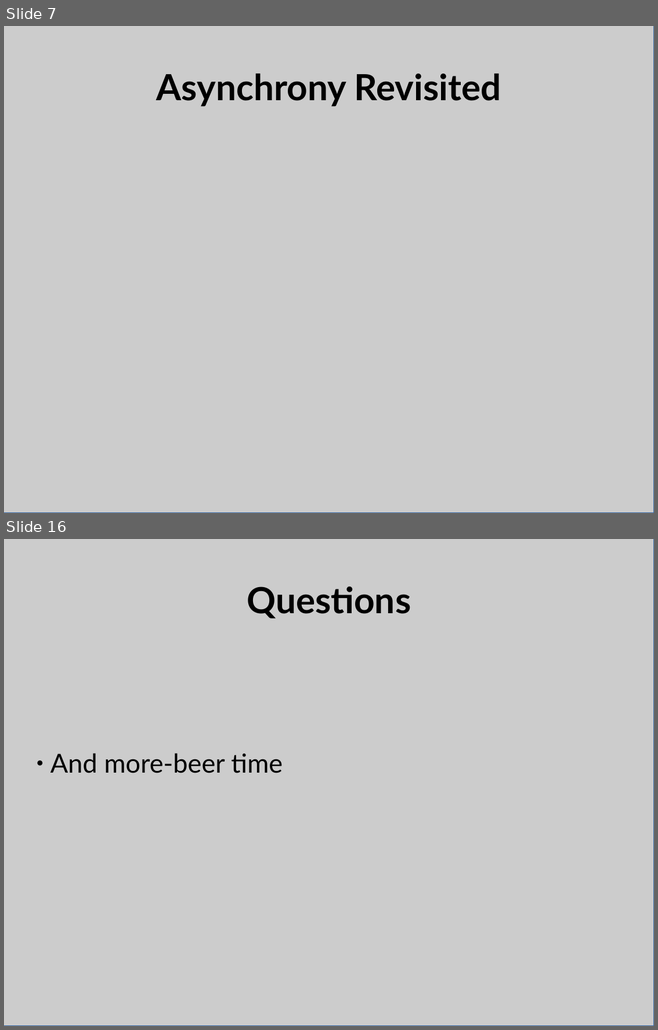
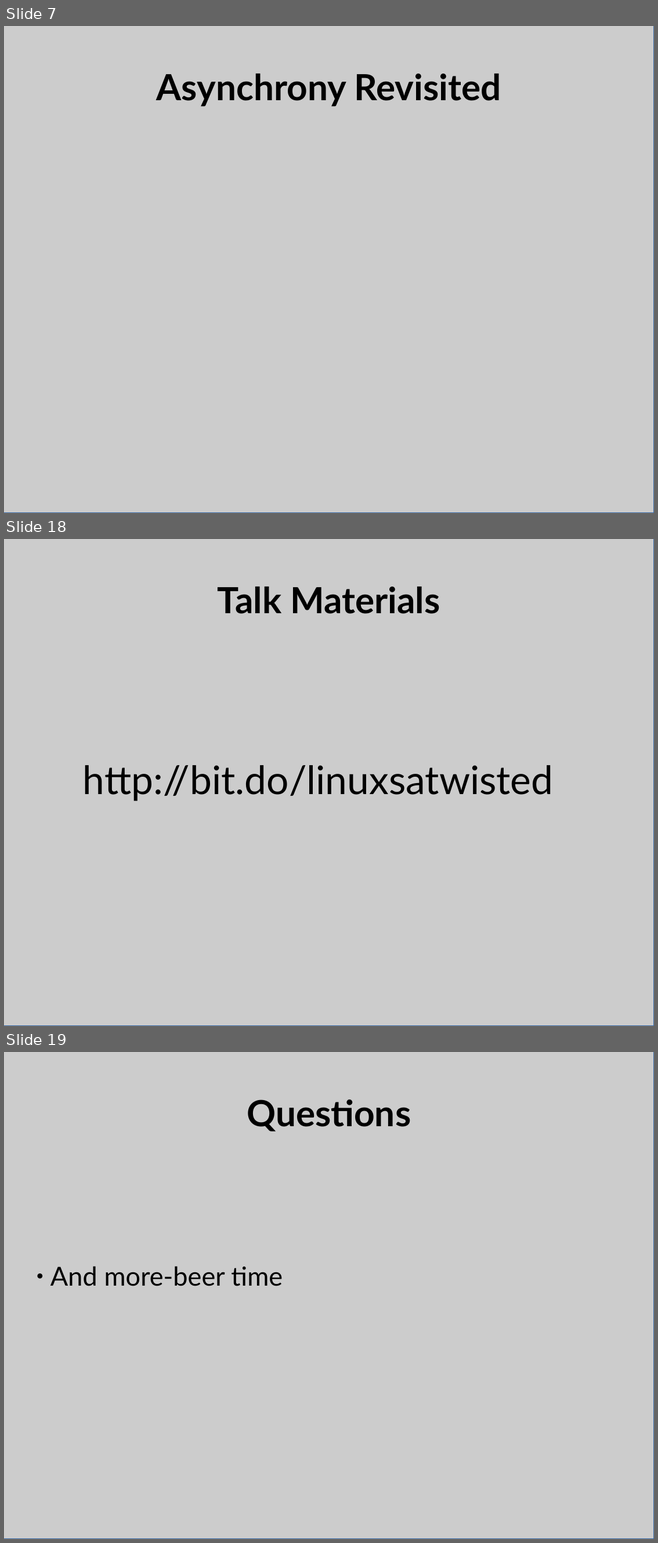
Before and after one commit to bpetering/linuxsa-talk-twisted, a slide deck: twisted_talk.odp. Shown one above the other, each under a label of ours: slides 7 and 16 before the commit, slides 7, 18 and 19 after it; the slides between them are not shown. The pictures are 658x1030 and 658x1543 pixels, drawn with LibreOffice and Linux fonts; fonts in the diff are those of the drawing. Boxes give left, top, right and bottom in pixels: in the first picture for what was removed or moved away, otherwise in the second. Text is boxed around its words. In the diff, an @@ line names an element or a change of style, - is before the commit and + after.

```diff
--- a/twisted_talk.odp
+++ b/twisted_talk.odp
@@ slide 18 added at (4,539,654,1026), background #FFFFFF @@
@@ rectangle added at (4,539,654,1026), fill #CCCCCC, outline #3465A4 0 pt @@
@@ title added at (217,587,440,614), 44 pt, text #000000, bold @@
+Talk Materials
@@ subtitle added at (83,765,553,801), 48 pt, text #000000 @@
+http://bit.do/linuxsatwisted
@@ what was slide 16 is now slide 19 @@
```
Also in this commit, not shown: 7 slides changed, 8 other slides added, 6 slides removed, 4 other files.
